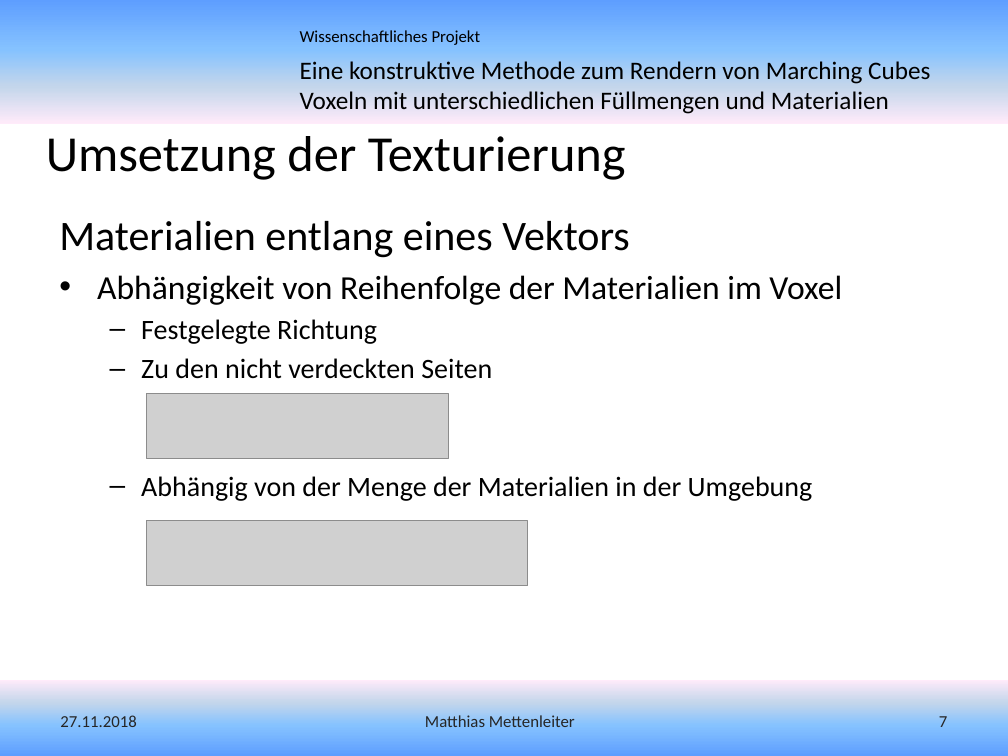
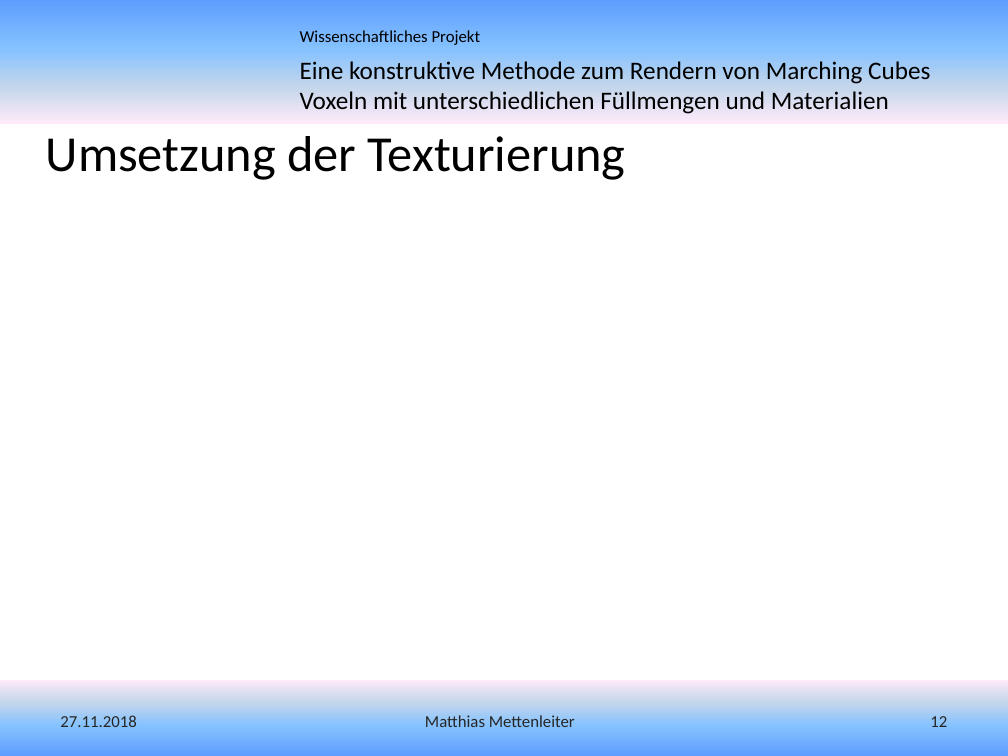
Before and after one commit to MMDaemon/MC_Paper, a slide deck: slide 12 of Vortrag - Eine konstruktive Methode zum Rendern von Marching Cubes Voxeln mit unterschiedlichen Füllmengen und Materialien.pptx (slide 7 before the commit). Drawn at 1008x756 pixels with LibreOffice and Linux fonts; fonts in the diff are those of the drawing; grey boxes stand for pictures; background and template pictures are left out. Boxes give left, top, right and bottom in pixels: in the first picture for what was removed or moved away, otherwise in the second. Text is boxed around its words. In the diff, an @@ line names an element or a change of style, - is before the commit and + after.

```diff
--- a/Vortrag - Eine konstruktive Methode zum Rendern von Marching Cubes Voxeln mit unterschiedlichen Füllmengen und Materialien.pptx
+++ b/Vortrag - Eine konstruktive Methode zum Rendern von Marching Cubes Voxeln mit unterschiedlichen Füllmengen und Materialien.pptx
@@ text removed at <box>59,221,842,501</box> @@
-Materialien entlang eines Vektors
-• Abhängigkeit von Reihenfolge der Materialien im Voxel
-  – Festgelegte Richtung
-  – Zu den nicht verdeckten Seiten
-  – Abhängig von der Menge der Materialien in der Umgebung
@@ picture removed at <box>147,394,449,460</box> @@
@@ picture removed at <box>147,521,528,587</box> @@
@@ page number at <box>930,716,947,727</box>: text changed @@
-7
+12
```
Also in this commit, not shown: 6 other slides changed, 8 slides added, 1 slide removed, 10 other files.
